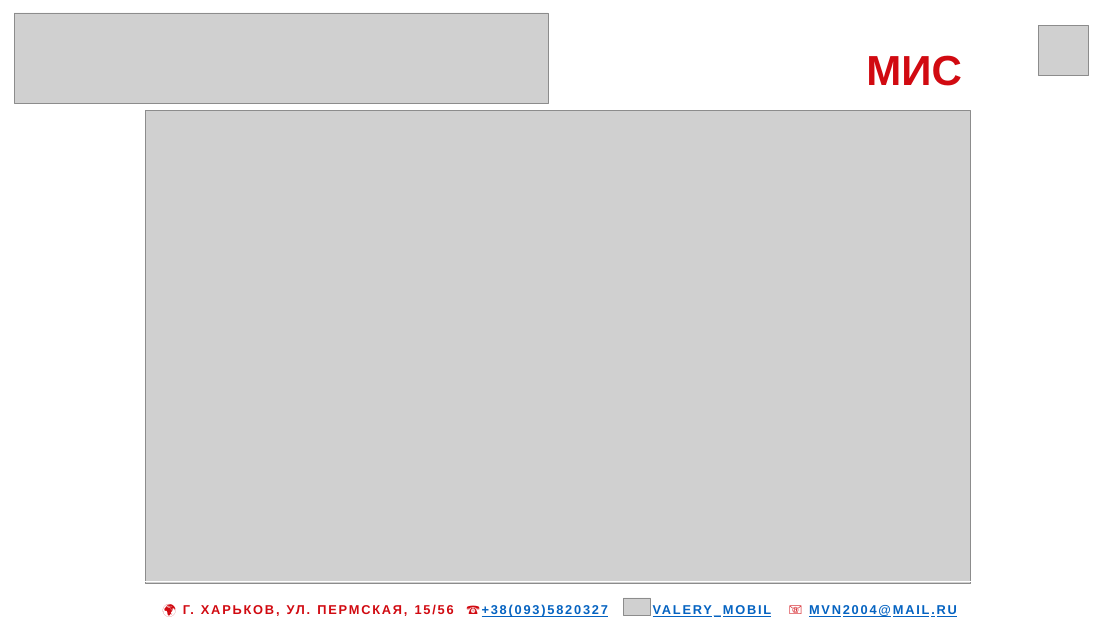
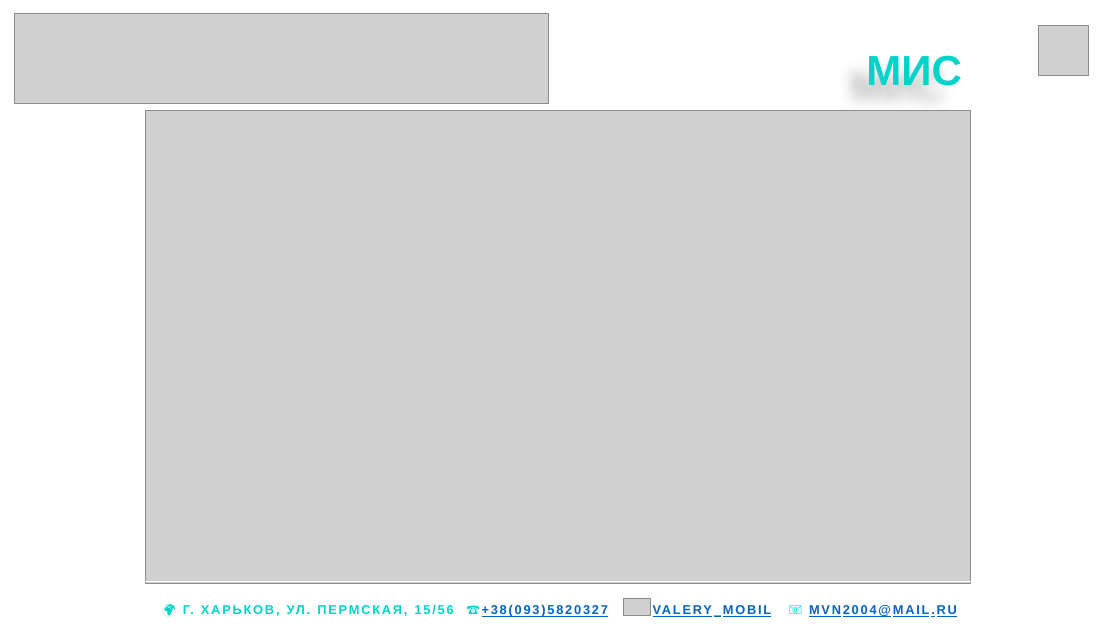
Before and after one commit to mvn2004/idp, a slide deck: slide 5 of files/Development1CMedstar.ppsx. Drawn at 1120x630 pixels with LibreOffice and Linux fonts; fonts in the diff are those of the drawing; grey boxes stand for pictures. Boxes give left, top, right and bottom in pixels: in the first picture for what was removed or moved away, otherwise in the second. Text is boxed around its words. In the diff, an @@ line names an element or a change of style, - is before the commit and + after.

```diff
--- a/files/Development1CMedstar.ppsx
+++ b/files/Development1CMedstar.ppsx
@@ title "МИС" at [866,55,961,86]: text colour #D10A11 to #00D4C8 @@
@@ table at [0,581,1120,630] @@
@@ text colour #D10A11 to #00D4C8 in "🌍 Г. ХАРЬКОВ, УЛ. ПЕРМСКАЯ, 15/56 ☎+38(093)5820327 ..." @@
```
Also in this commit, not shown: 7 other slides changed.
